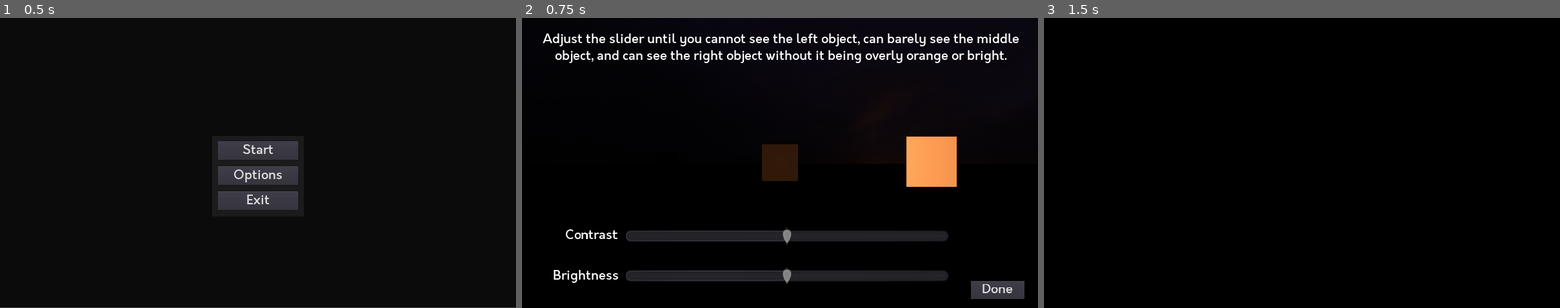
Above: before the commit, frames 1-3 (left to right).
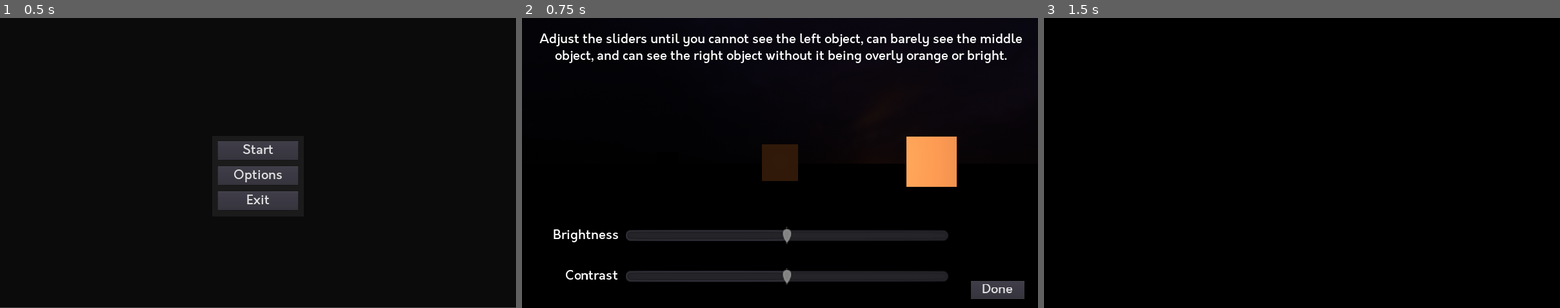
Above: after the commit, the same moments.

Repository: aozero/INTD450-Game
Game: Godot game, scene res://Scenes/Menus/MainMenu.tscn
Same seed, same stepped clock (60 frames per second), same inputs: the game is played once before the commit and once after it. The engine's default icon, where the game draws it, is replaced by a stand-in: a white triangle on a blue panel in a dark square. Sound files missing from this copy of the repository are replaced by a short silence.
Inputs:
- Up to frame 1 (0.5 s): no input
- Up to frame 2 (0.75 s): click "Start" at 0.5 s
- Up to frame 3 (1.5 s): click "Done" at 1.25 s

Frame 1 is identical in both runs. In frame 2, 2.4% of the frame differs, in the area x 3-97%, y 5-92%; in frame 3, nothing differs.

Commit message:
Swap locations of Brightness and Contrast sliders

Diff:
--- a/Scenes/Menus/GammaChanger.tscn
+++ b/Scenes/Menus/GammaChanger.tscn
@@ -162,7 +162,7 @@
 size_flags_horizontal = 1
 size_flags_vertical = 4
 custom_fonts/font = SubResource( 1 )
-text = "Adjust the slider until you cannot see the left object, can barely see the middle object, and can see the right object without it being overly orange or bright."
+text = "Adjust the sliders until you cannot see the left object, can barely see the middle object, and can see the right object without it being overly orange or bright."
 align = 1
 valign = 1
 autowrap = true
@@ -173,14 +173,15 @@
 
 [node name="ContrastContainer" type="Container" parent="CanvasLayer" index="1"]
 
+editor/display_folded = true
 anchor_left = 0.0
 anchor_top = 0.0
 anchor_right = 0.0
 anchor_bottom = 0.0
 margin_left = 150.0
-margin_top = 750.0
+margin_top = 900.0
 margin_right = 1600.0
-margin_bottom = 859.0
+margin_bottom = 1009.0
 rect_pivot_offset = Vector2( 0, 0 )
 rect_clip_content = false
 mouse_filter = 0
@@ -245,14 +246,15 @@
 
 [node name="BrightnessContainer" type="Container" parent="CanvasLayer" index="2"]
 
+editor/display_folded = true
 anchor_left = 0.0
 anchor_top = 0.0
 anchor_right = 0.0
 anchor_bottom = 0.0
 margin_left = 150.0
-margin_top = 900.0
+margin_top = 750.0
 margin_right = 1600.0
-margin_bottom = 1009.0
+margin_bottom = 859.0
 rect_pivot_offset = Vector2( 0, 0 )
 rect_clip_content = false
 mouse_filter = 0
